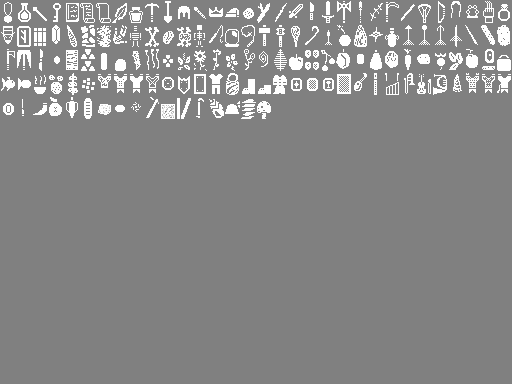
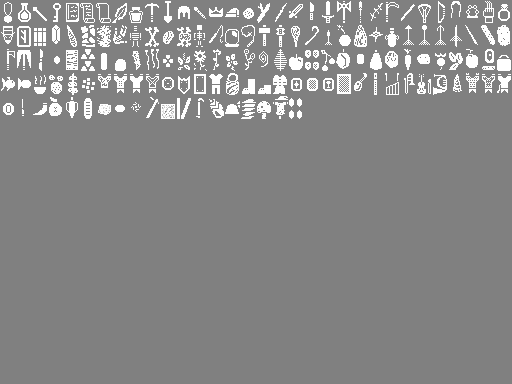
Layer changes from the first 512 × 384 image to the second:
painted on "Background" over [273, 96, 302, 119]
